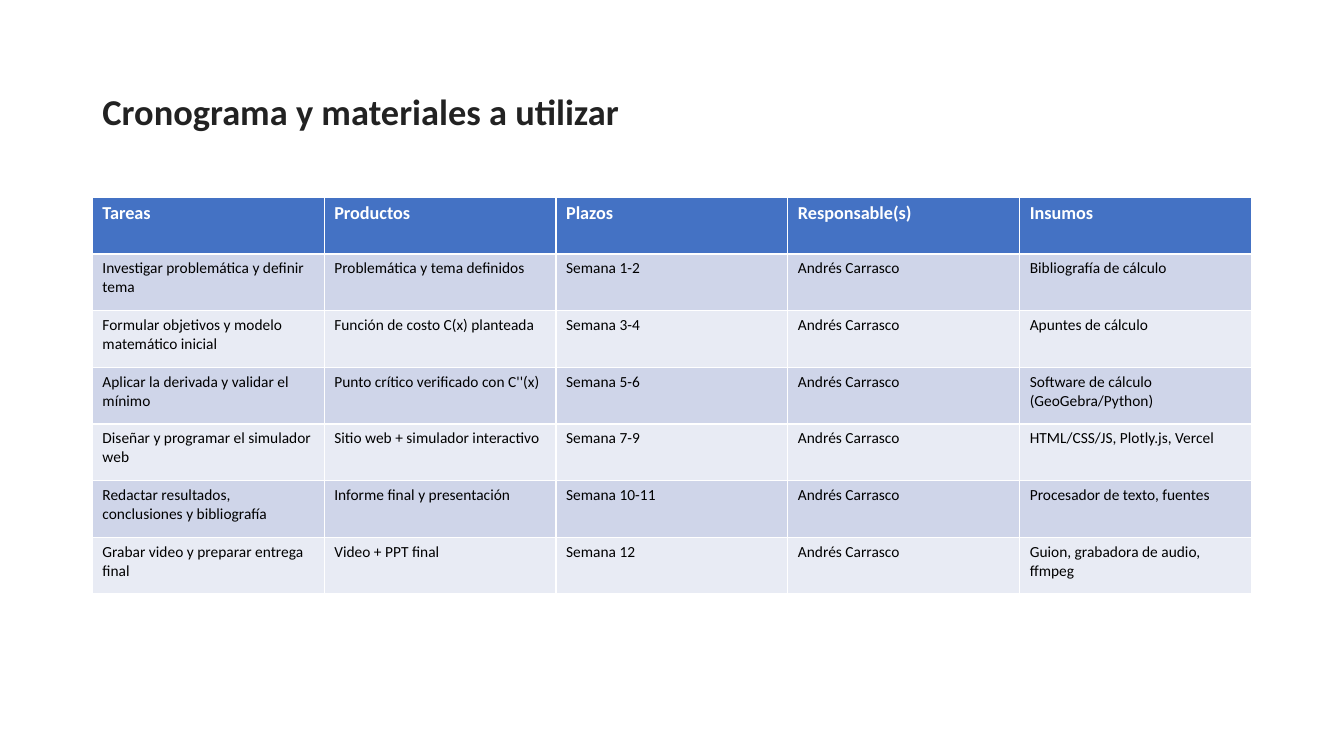
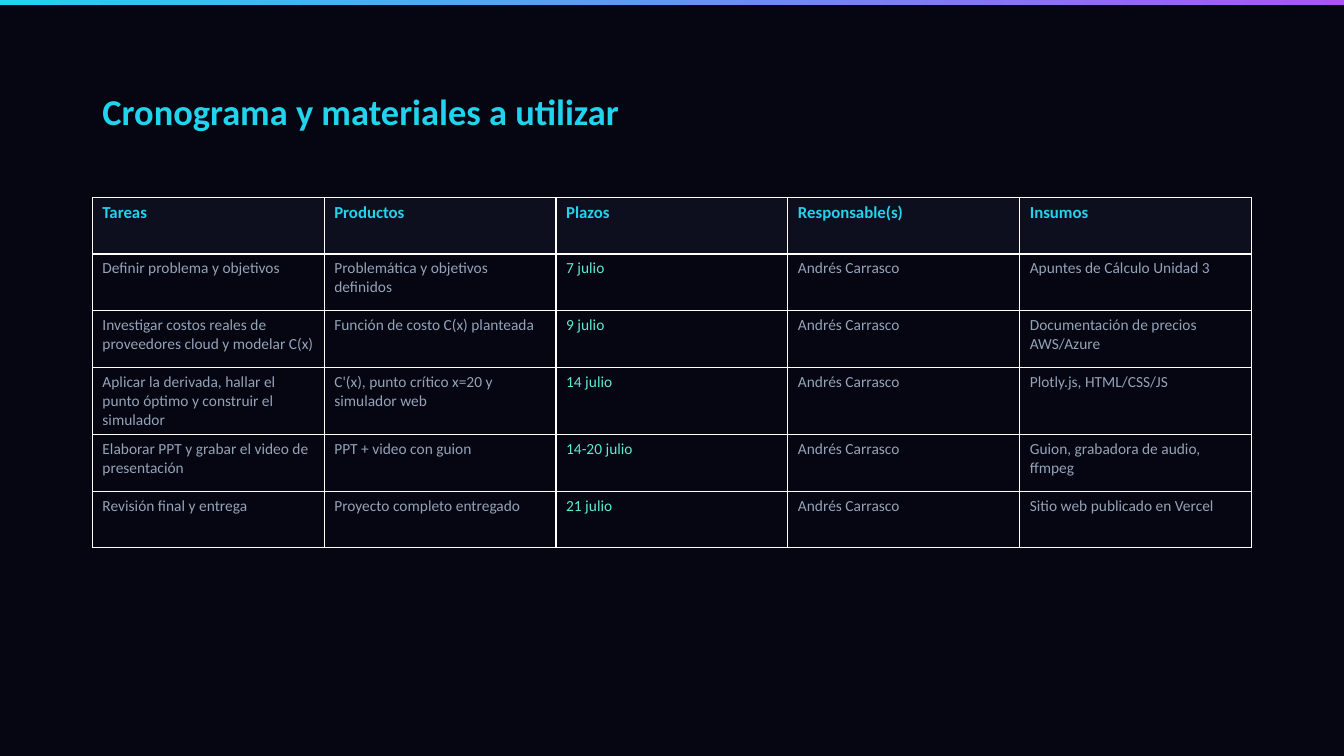
Before and after one commit to acarrascov/proyecto-calculo-optimizacion-cloud, a slide deck: slide 6 of Presentación Proyecto.pptx. Drawn at 1344x756 pixels with LibreOffice and Linux fonts; fonts in the diff are those of the drawing. Boxes give left, top, right and bottom in pixels: in the first picture for what was removed or moved away, otherwise in the second. Text is boxed around its words. In the diff, an @@ line names an element or a change of style, - is before the commit and + after.

Commit message:
Rediseno visual del PPT: paleta oscura del sitio (cian/violeta/teal), vinetas reales de PowerPoint en vez de texto '*', barra de acento y cronograma con fechas reales

```diff
--- a/Presentación Proyecto.pptx
+++ b/Presentación Proyecto.pptx
@@ background #FFFFFF to #050611 @@
@@ rectangle added at <box>0,0,1344,5</box>, fill gradient #22D3EE to #A855F7 @@
@@ title "Cronograma y materiales a utilizar" at <box>102,99,619,131</box>: text colour #222222 to #22D3EE; more space between paragraphs @@
@@ table at <box>93,198,1252,595</box> @@
-row 2: Investigar problemática y definir tema | Problemática y tema definidos | Semana 1-2 | Andrés Carrasco | Bibliografía de cálculo
-row 3: Formular objetivos y modelo matemático inicial | Función de costo C(x) planteada | Semana 3-4 | Andrés Carrasco | Apuntes de cálculo
-row 4: Aplicar la derivada y validar el mínimo | Punto crítico verificado con C''(x) | Semana 5-6 | Andrés Carrasco | Software de cálculo (GeoGebra/Python)
-row 5: Diseñar y programar el simulador web | Sitio web + simulador interactivo | Semana 7-9 | Andrés Carrasco | HTML/CSS/JS, Plotly.js, Vercel
-row 6: Redactar resultados, conclusiones y bibliografía | Informe final y presentación | Semana 10-11 | Andrés Carrasco | Procesador de texto, fuentes
-row 7: Grabar video y preparar entrega final | Video + PPT final | Semana 12 | Andrés Carrasco | Guion, grabadora de audio, ffmpeg
+row 2: Definir problema y objetivos | Problemática y objetivos definidos | 7 julio | Andrés Carrasco | Apuntes de Cálculo Unidad 3
+row 3: Investigar costos reales de proveedores cloud y modelar C(x) | Función de costo C(x) planteada | 9 julio | Andrés Carrasco | Documentación de precios AWS/Azure
+row 4: Aplicar la derivada, hallar el punto óptimo y construir el simulador | C'(x), punto crítico x=20 y simulador web | 14 julio | Andrés Carrasco | Plotly.js, HTML/CSS/JS
+row 5: Elaborar PPT y grabar el video de presentación | PPT + video con guion | 14-20 julio | Andrés Carrasco | Guion, grabadora de audio, ffmpeg
+row 6: Revisión final y entrega | Proyecto completo entregado | 21 julio | Andrés Carrasco | Sitio web publicado en Vercel
```
Also in this commit, not shown: 13 other slides changed, 1 other file.
